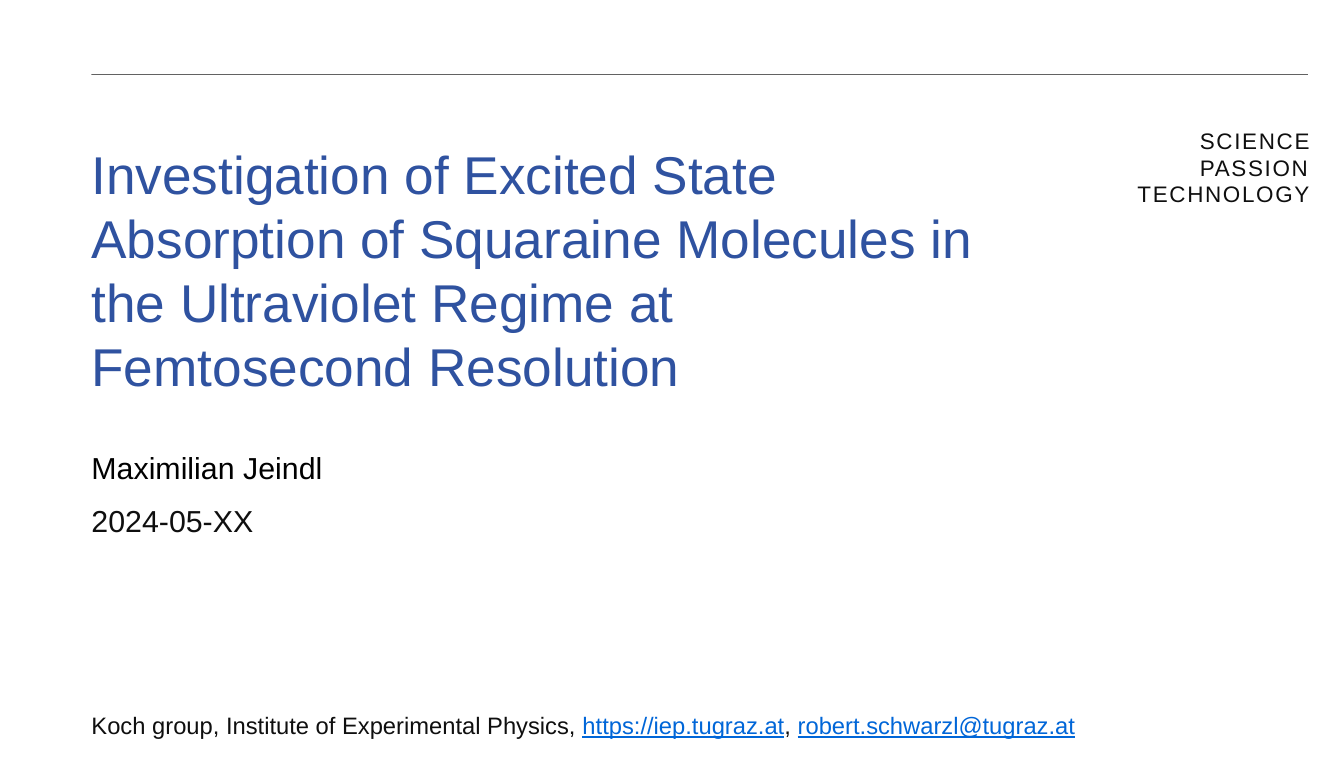
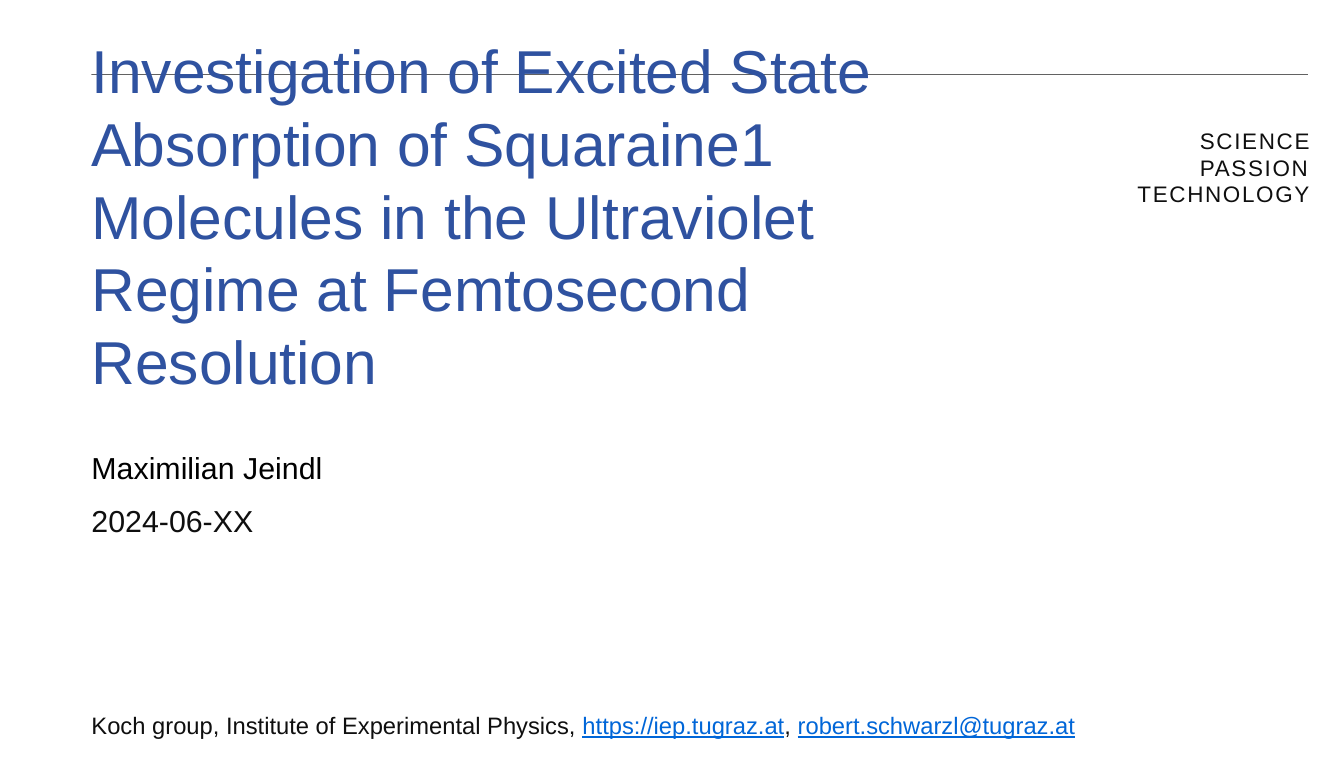
Before and after one commit to MJeindl/MasterProjectAlt, a slide deck: slide 1 of PresentationJeindlSeminar.pptx. Drawn at 1344x760 pixels with LibreOffice and Linux fonts; fonts in the diff are those of the drawing; background and template pictures are left out. Boxes give left, top, right and bottom in pixels: in the first picture for what was removed or moved away, otherwise in the second. Text is boxed around its words. In the diff, an @@ line names an element or a change of style, - is before the commit and + after.

```diff
--- a/PresentationJeindlSeminar.pptx
+++ b/PresentationJeindlSeminar.pptx
@@ title at (x1=91, y1=49, x2=871, y2=385): text changed; size 40.3 to 45.9 pt @@
-Investigation of Excited State Absorption of Squaraine Molecules in the Ultraviolet Regime at Femtosecond Resolution
+Investigation of Excited State Absorption of Squaraine1 Molecules in the Ultraviolet Regime at Femtosecond Resolution
@@ text at (x1=91, y1=510, x2=253, y2=533): text changed @@
-2024-05-XX
+2024-06-XX
```
Also in this commit, not shown: 10 other slides changed, 2 slides added, 1 other file.
